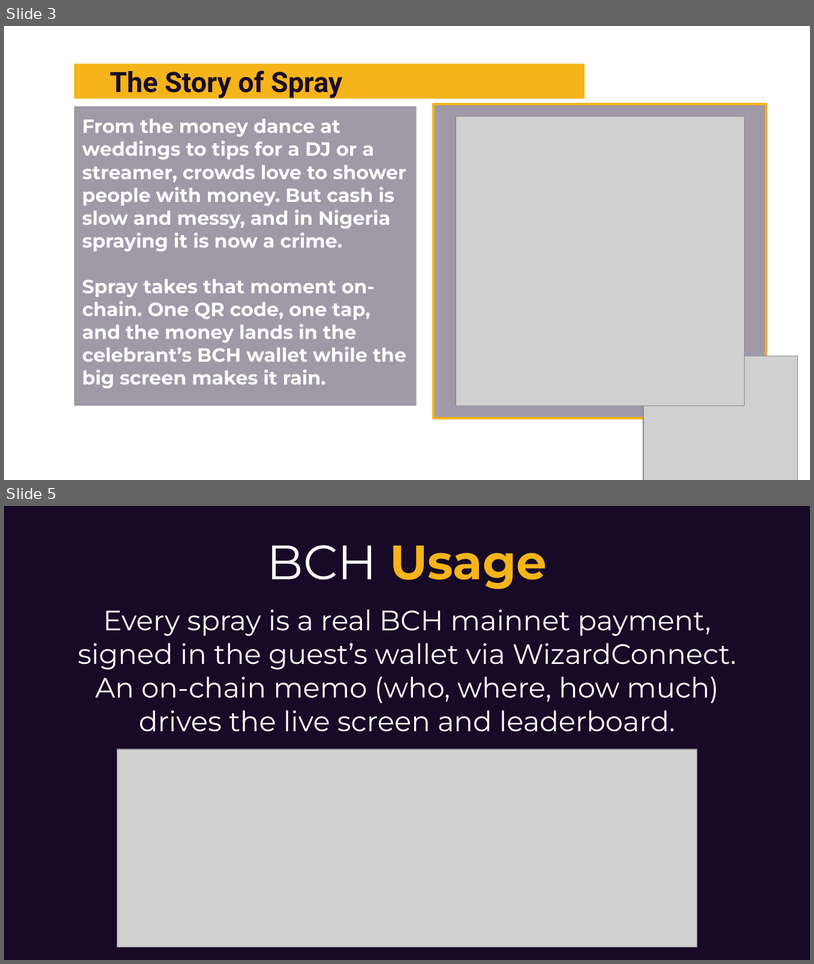
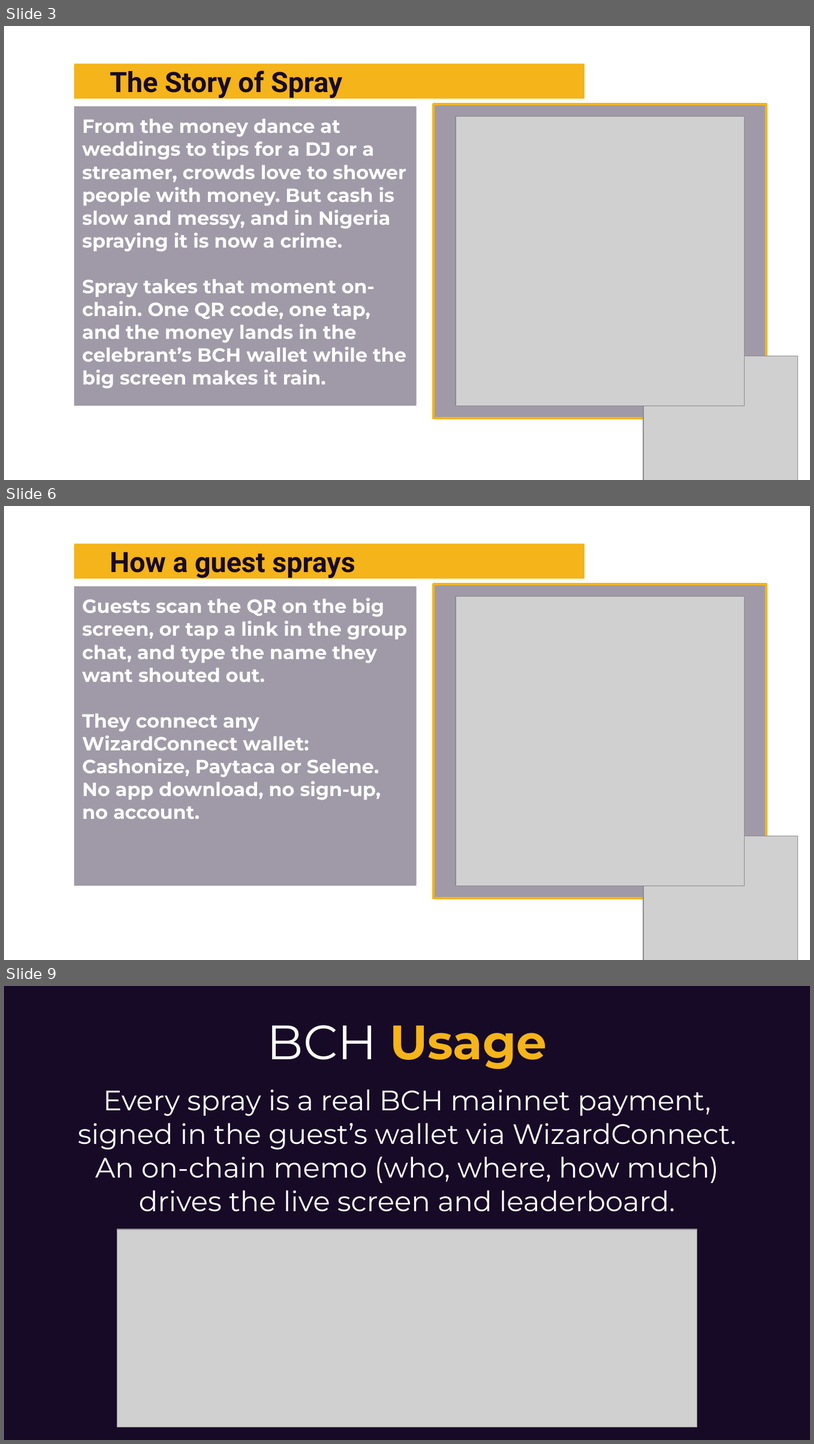
Before and after one commit to blockchaincali/spray, a slide deck: docs/Spray-BLAZE-2026.pptx. Shown one above the other, each under a label of ours: slides 3 and 5 before the commit, slides 3, 6 and 9 after it; the slides between them are not shown. The pictures are 814x964 and 814x1444 pixels, drawn with LibreOffice and Linux fonts; fonts in the diff are those of the drawing; grey boxes stand for pictures; background and template pictures are left out. Boxes give left, top, right and bottom in pixels: in the first picture for what was removed or moved away, otherwise in the second. Text is boxed around its words. In the diff, an @@ line names an element or a change of style, - is before the commit and + after.

```diff
--- a/docs/Spray-BLAZE-2026.pptx
+++ b/docs/Spray-BLAZE-2026.pptx
@@ slide 6 added at (4,506,810,960), background picture (left out) @@
@@ rectangle added at (74,544,585,579), fill #F4B41A @@
@@ text added at (110,552,356,578), 25 pt, text #170A26, bold @@
+How a guest sprays
@@ rectangle added at (74,586,417,885), fill #1A0B2C at 41% opacity, 17 pt, text #FFFFFF, bold @@
+Guests scan the QR on the big screen, or tap a link in the group chat, and type the name they want shouted out.
+They connect any WizardConnect wallet: Cashonize, Paytaca or Selene. No app download, no sign-up, no account.
@@ rectangle added at (434,584,767,898), fill #1A0B2C at 41% opacity, outline #F4B41A 2.25 pt @@
@@ picture added at (456,597,745,886) @@
@@ picture added at (644,836,797,960) @@
@@ what was slide 5 is now slide 9 @@
```
Also in this commit, not shown: 6 other slides added, 1 other file.
